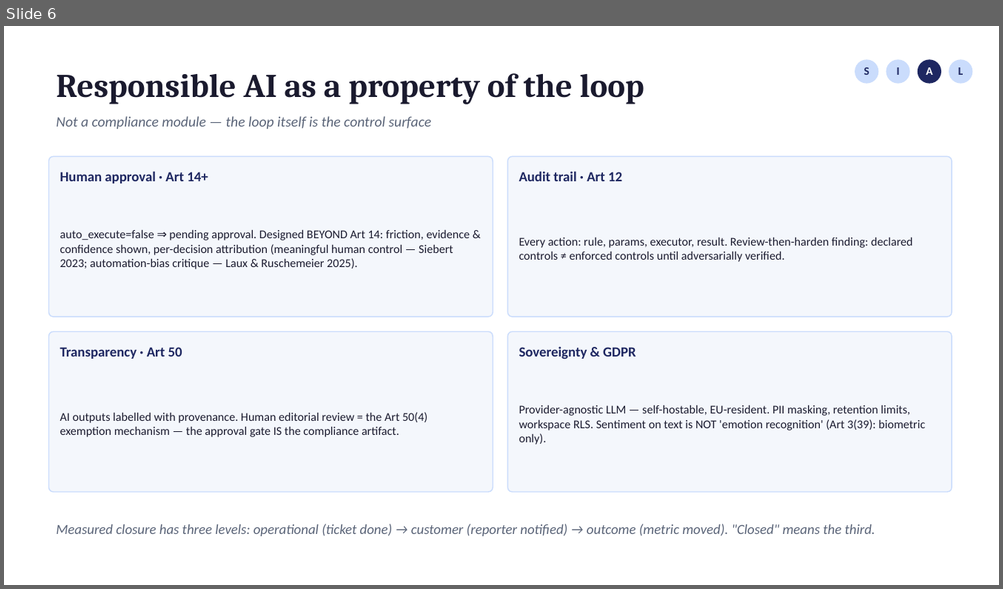
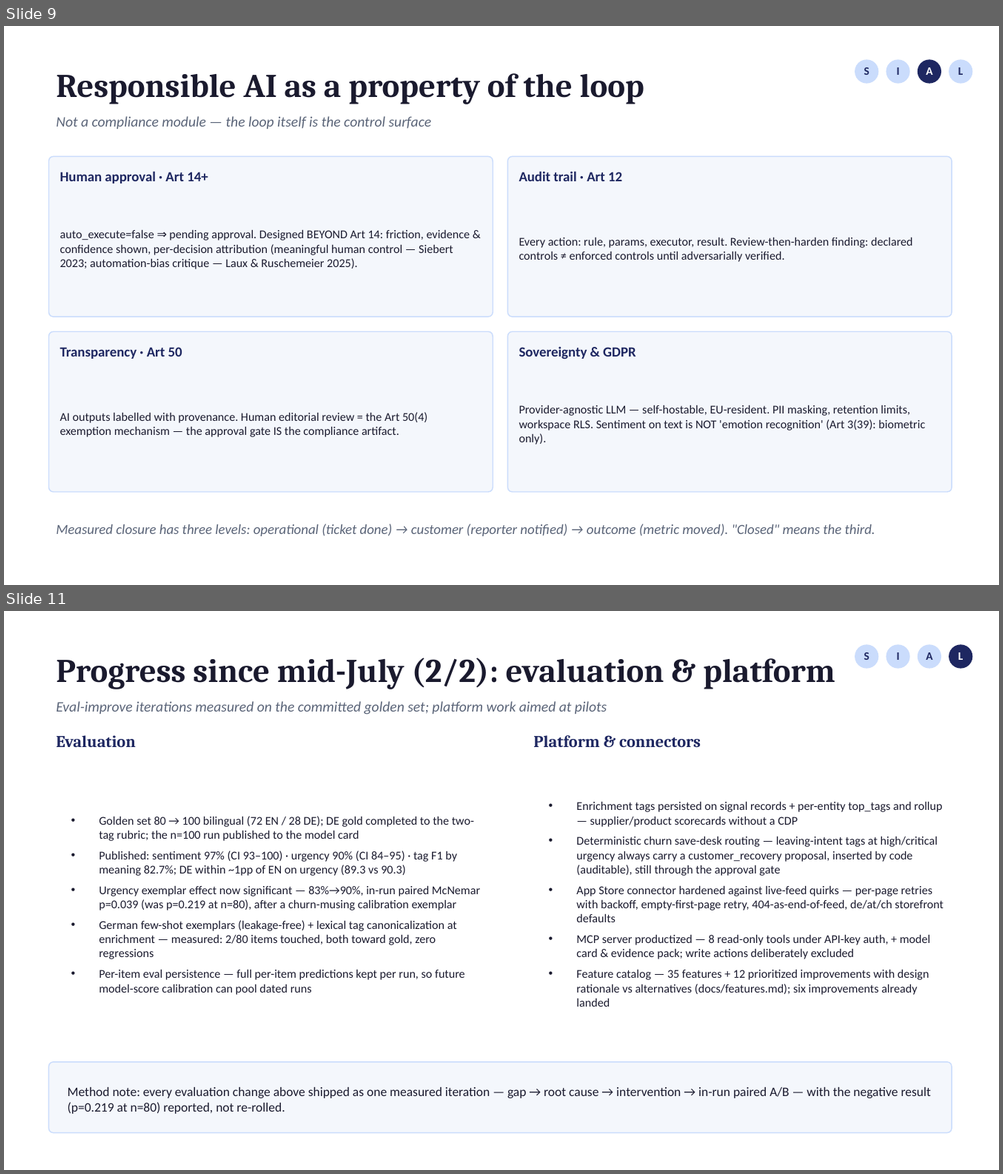
Before and after one commit to fogu13/CLARA, a slide deck: thesis/defense/defense_deck.pptx. Shown one above the other, each under a label of ours: slide 6 before the commit, slides 9 and 11 after it; the slides between them are not shown. The pictures are 1003x589 and 1003x1174 pixels, drawn with LibreOffice and Linux fonts; fonts in the diff are those of the drawing. Boxes give left, top, right and bottom in pixels: in the first picture for what was removed or moved away, otherwise in the second. Text is boxed around its words. In the diff, an @@ line names an element or a change of style, - is before the commit and + after.

```diff
--- a/thesis/defense/defense_deck.pptx
+++ b/thesis/defense/defense_deck.pptx
@@ slide 11 added at bbox=[4, 611, 999, 1170], background #FFFFFF @@
@@ ellipse added at bbox=[854, 644, 879, 669], fill #CADCFC @@
@@ text added at bbox=[864, 652, 869, 660], 11 pt, text #1E2761, bold @@
+S
@@ ellipse added at bbox=[886, 644, 910, 669], fill #CADCFC @@
@@ text added at bbox=[896, 652, 899, 660], 11 pt, text #1E2761, bold @@
+I
@@ ellipse added at bbox=[917, 644, 941, 669], fill #CADCFC @@
@@ text added at bbox=[925, 652, 932, 660], 11 pt, text #1E2761, bold @@
+A
@@ ellipse added at bbox=[948, 644, 973, 669], fill #1E2761 @@
@@ text added at bbox=[958, 652, 962, 660], 11 pt, text #FFFFFF, bold @@
+L
@@ text added at bbox=[56, 658, 834, 689], 32 pt, text #1A1A2E, bold @@
+Progress since mid-July (2/2): evaluation & platform
@@ text added at bbox=[56, 701, 606, 715], 14 pt, text #5A6478, italic @@
+Eval-improve iterations measured on the committed golden set; platform work aimed at pilots
@@ text added at bbox=[56, 735, 135, 747], 16 pt, text #1E2761, bold @@
+Evaluation
@@ text added at bbox=[533, 735, 700, 747], 16 pt, text #1E2761, bold @@
+Platform & connectors
@@ text added at bbox=[576, 801, 943, 1007], 11.5 pt, text #1A1A2E @@
+• Enrichment tags persisted on signal records + per-entity top_tags and rollup — supplier/product scorecards without a CDP
+• Deterministic churn save-desk routing — leaving-intent tags at high/critical urgency always carry a customer_recovery proposal, inserted by code (auditable), still through the approval gate
+• App Store connector hardened against live-feed quirks — per-page retries with backoff, empty-first-page retry, 404-as-end-of-feed, de/at/ch storefront defaults
+• MCP server productized — 8 read-only tools under API-key auth, + model card & evidence pack; write actions deliberately excluded
+• Feature catalog — 35 features + 12 prioritized improvements with design rationale vs alternatives (docs/features.md); six improvements already landed
@@ text added at bbox=[99, 816, 480, 995], 11.5 pt, text #1A1A2E @@
+• Golden set 80 → 100 bilingual (72 EN / 28 DE); DE gold completed to the two-tag rubric; the n=100 run published to the model card
+• Published: sentiment 97% (CI 93–100) · urgency 90% (CI 84–95) · tag F1 by meaning 82.7%; DE within ~1pp of EN on urgency (89.3 vs 90.3)
+• Urgency exemplar effect now significant — 83%→90%, in-run paired McNemar p=0.039 (was p=0.219 at n=80), after a churn-musing calibration exemplar
+• German few-shot exemplars (leakage-free) + lexical tag canonicalization at enrichment — measured: 2/80 items touched, both toward gold, zero regressions
+• Per-item eval persistence — full per-item predictions kept per run, so future model-score calibration can pool dated runs
@@ rounded rectangle added at bbox=[48, 1062, 951, 1133], fill #F4F7FC, outline #CADCFC 1 pt @@
@@ text added at bbox=[68, 1088, 930, 1114], 12.5 pt, text #1A1A2E @@
+Method note: every evaluation change above shipped as one measured iteration — gap → root cause → intervention → in-run paired A/B — with the negative result (p=0.219 at n=80) reported, not re-rolled.
@@ what was slide 6 is now slide 9 @@
```
Also in this commit, not shown: 5 slides changed, 4 other slides added, 15 other files.
